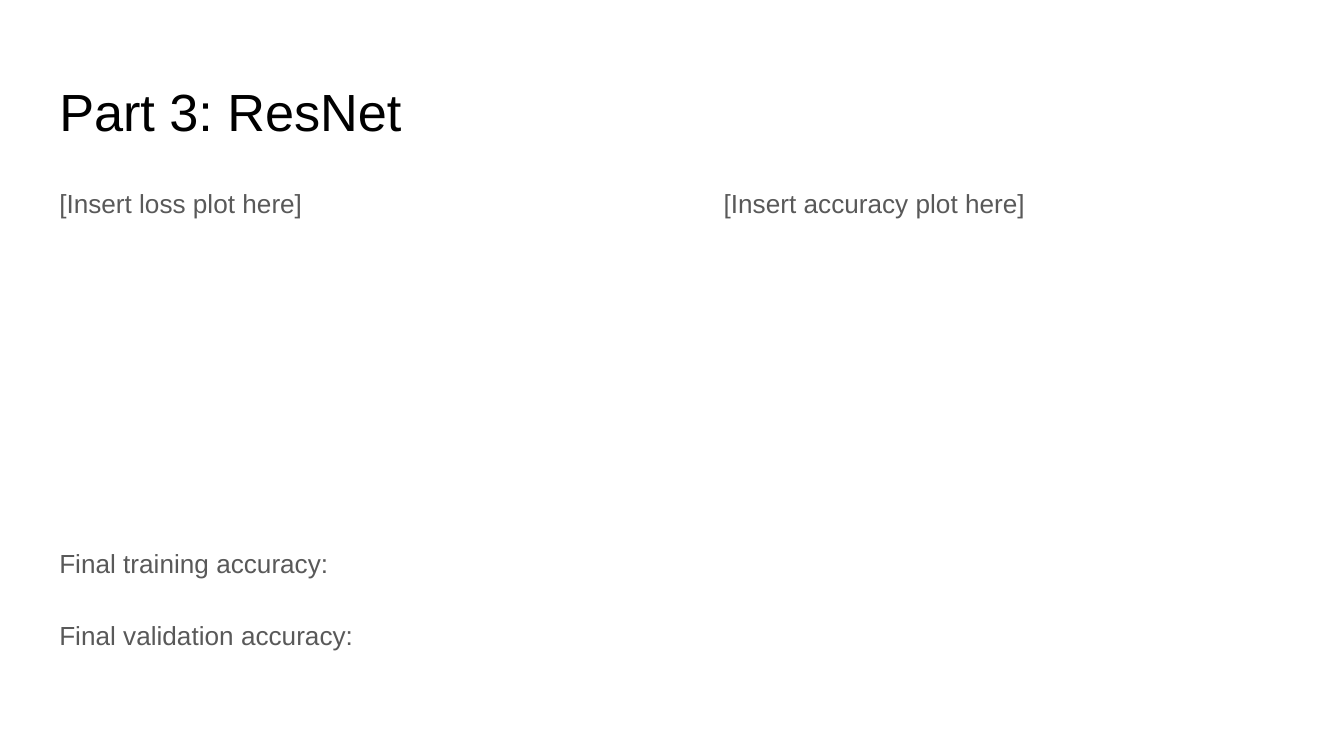
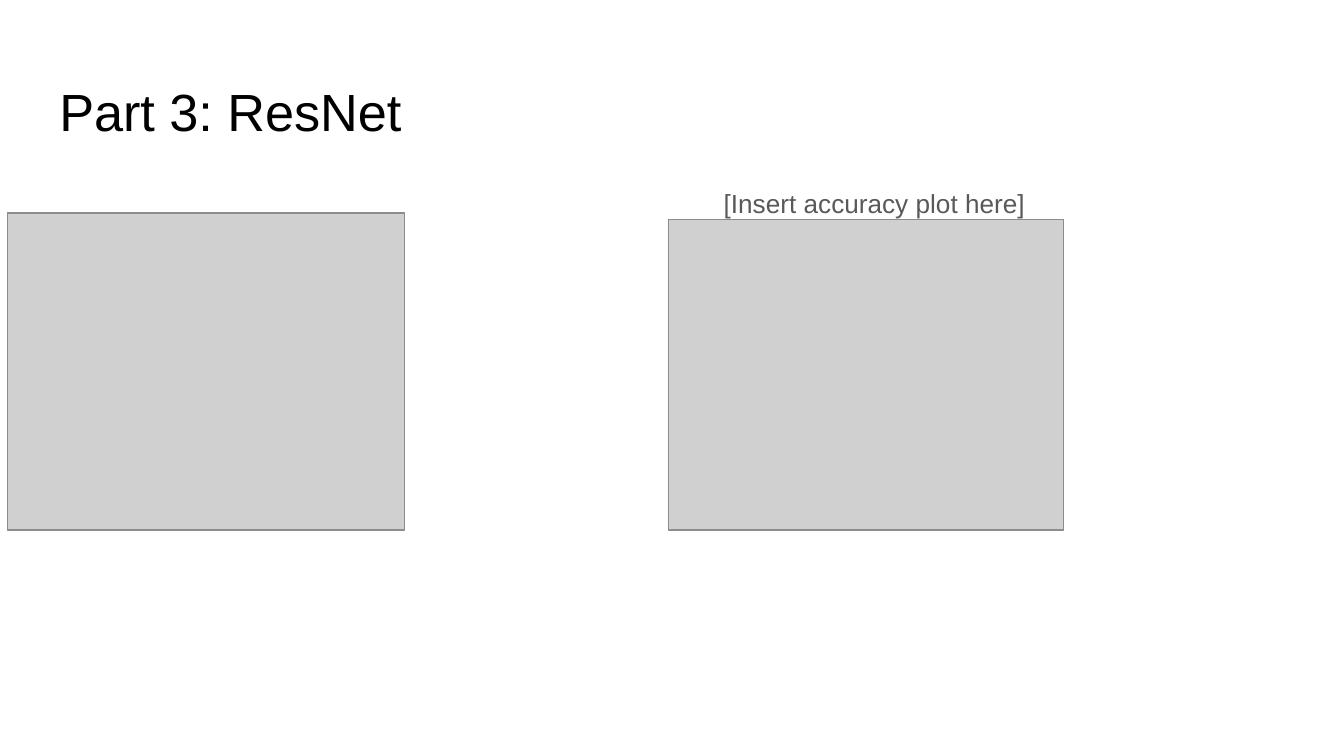
Before and after one commit to ShuvoNewaz/CS-6476-Projects-Fall2022, a slide deck: slide 7 of docs/proj4_report.pptx. Drawn at 1344x756 pixels with LibreOffice and Linux fonts; fonts in the diff are those of the drawing; grey boxes stand for pictures. Boxes give left, top, right and bottom in pixels: in the first picture for what was removed or moved away, otherwise in the second. Text is boxed around its words. In the diff, an @@ line names an element or a change of style, - is before the commit and + after.

```diff
--- a/docs/proj4_report.pptx
+++ b/docs/proj4_report.pptx
@@ text removed at bbox=[59, 194, 353, 651] @@
-[Insert loss plot here]
-Final training accuracy:
-Final validation accuracy:
@@ picture added at bbox=[8, 212, 405, 530] @@
@@ picture added at bbox=[668, 219, 1063, 530] @@
```
Also in this commit, not shown: 13 other slides changed, 1 slide added, 14 other files.
